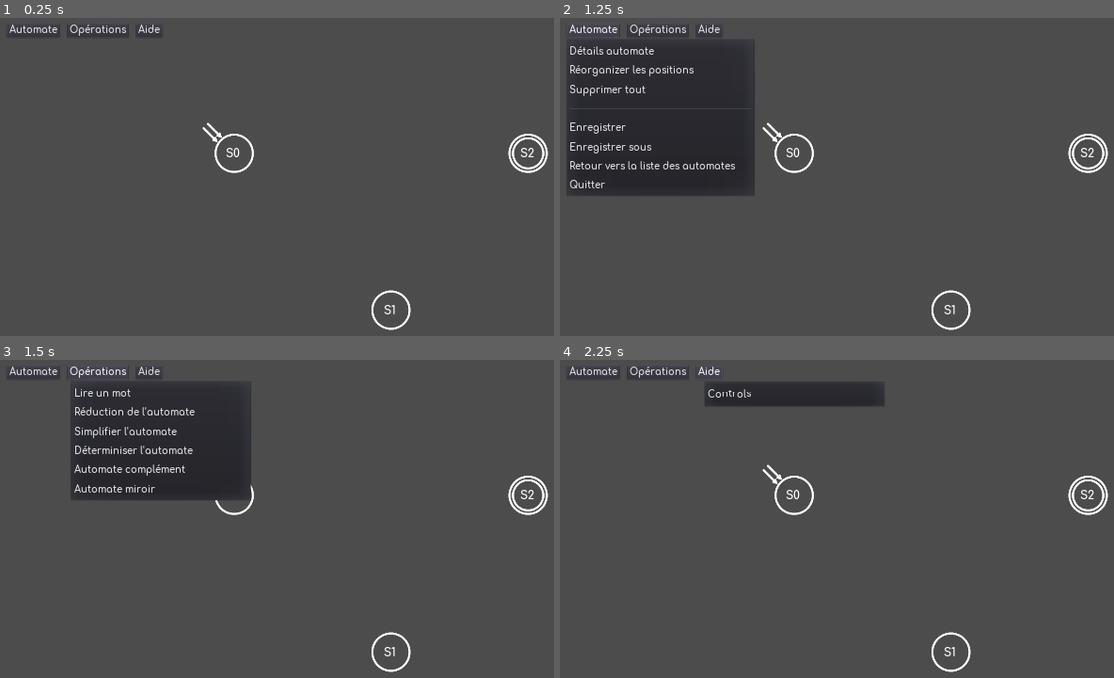
Above: before the commit, frames 1-4 (two rows, left to right).
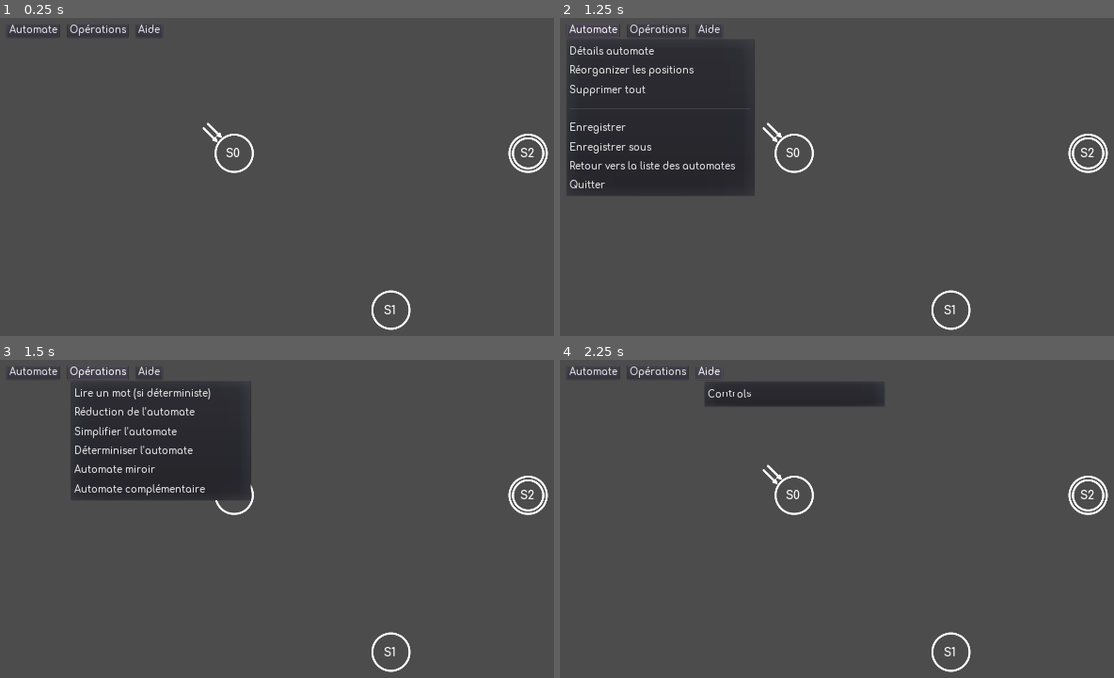
Above: after the commit, the same moments.

Repository: RedaMorsli/Automates
Game: Godot game, scene res://src/activities/EditAutomate.tscn
The game is run twice, just before and just after one commit, with the same random seed, the same clock (stepped at 60 frames per second) and the same inputs.
Inputs:
- Up to frame 1 (0.25 s): no input
- Up to frame 2 (1.25 s): click "Automate" at 0.5 s
- Up to frame 3 (1.5 s): click "Opérations" at 1.25 s
- Up to frame 4 (2.25 s): click "Aide" at 2 s

Frames 1-2 are identical in both runs. In frame 3, 0.4% of the frame differs, in the area x 22-39%, y 8-43%; in frame 4, nothing differs.
Error after the commit: Parse Error: Variable "b" already defined in the scope (at line 76). (res://src/activities/EditActivitye.gd:79)

Commit message:
Implement miroir and complementaire

Diff:
--- a/src/activities/EditActivitye.gd
+++ b/src/activities/EditActivitye.gd
@@ -14,8 +14,77 @@
 func _ready():
 	pass
 
-func _process(delta):
-	pass
+func complementaire():
+	for etat in $Automate/Etats.get_children():
+		etat.set_final(!etat.final)
+	var alphabet = get_alphabet()
+	var p = Etat.instance()
+	p.nom = "P"
+	p.final = false
+	p.initial = false
+	p.position = Vector2(1700, 1000)
+	p.connect("right_click_etat", $Automate, "_on_Etat_right_click_etat")
+	p.connect("right_click_boucle", $Automate, "_on_right_click_boucle")
+	var p_ins = Instruction.instance()
+	p_ins.mot_lu = alphabet
+	p_ins.etat_debut = p
+	p_ins.etat_fin = p
+	p.show_boucle(p_ins.mot_lu)
+	var instructions = []
+	for etat in $Automate/Etats.get_children():
+		for x in alphabet:
+			var ins = _get_ins(etat, x)
+			if ins.size() == 0:
+				var new_ins = Instruction.instance()
+				new_ins.etat_debut = etat
+				new_ins.etat_fin = p
+				new_ins.mot_lu.append(x)
+				new_ins.connect("right_click_instruction", $Automate, "_on_right_click_instruction")
+				instructions.append(new_ins)
+				#$Automate/Instructions.add_child(new_ins)
+
+	if !instructions.empty():
+		$Automate/Etats.add_child(p)
+		$Automate/Instructions.add_child(p_ins)
+		for i in instructions:
+			$Automate/Instructions.add_child(i)
+
+func miroir():
+	for ins in $Automate/Instructions.get_children():
+		var etat = ins.etat_debut
+		ins.etat_debut = ins.etat_fin
+		ins.etat_fin = etat
+		var reverse = []
+		for word in ins.mot_lu:
+			reverse.append(string_reverse(word))
+		ins.mot_lu = reverse
+		if ins.etat_debut == ins.etat_fin:
+			ins.etat_debut.show_boucle(ins.mot_lu)
+	for etat in $Automate/Etats.get_children():
+		if etat.final and etat.initial:
+			continue
+		if etat.final:
+			etat.set_final(false)
+			etat.set_initial(true)
+			continue
+		if etat.initial:
+			etat.set_final(true)
+			etat.set_initial(false)
+			continue
+
+func string_reverse(a):
+	var b
+	var c = []
+	var d = []
+	for b in a:
+		c.append(b)
+	while c.size() > 0:
+		d.append(c.back())
+		c.pop_back()
+		a = ""
+	for b in d:
+		a = a + str(b)
+	return(a)
 
 func read_word(word : String):
 	for ins in $Automate/Instructions.get_children():
@@ -60,6 +129,24 @@
 		if (etat_debut == ins.etat_debut) and (x in ins.mot_lu):
 			t.append(ins)
 	return t
+
+func is_simple():
+	for ins in $Automate/Instructions.get_children():
+		if "€" in ins.mot_lu:
+			return false
+		for word in ins.mot_lu:
+			if word.length() > 1:
+				return false
+	return true
+
+func is_deterministe():
+	var alphabet = get_alphabet()
+	for etat in $Automate/Etats.get_children():
+		for x in alphabet:
+			var ins =  _get_ins(etat, x)
+			if ins.size() > 1:
+				return false
+	return true
 
 func determiniser():
 	var alphabet = get_alphabet()
@@ -451,7 +538,12 @@
 func _on_PopupOperations_id_pressed(id):
 	match id:
 		0: #Read word
-			$GUI/LireDialog.popup_centered()
+			if (not is_simple()) or (not is_deterministe()):
+				$GUI/LireDialog/MarginContainer2/VBoxContainer/HBoxContainer3/ResultatText.text = "automate non déterminisé"
+				$GUI/DeterminateDialog.popup_centered()
+			else:
+				$GUI/LireDialog.popup_centered()
+				$GUI/LireDialog/MarginContainer2/VBoxContainer/HBoxContainer3/ResultatText.text = ""
 		1:#Réduction
 			$GUI/ReductionDialog/MarginContainer/Tree.clear()
 			var root = $GUI/ReductionDialog/MarginContainer/Tree.create_item()
@@ -479,6 +571,10 @@
 			$GUI/SimplifyDialog.popup_centered()
 		3:#determiniser
 			$GUI/DeterminateDialog.popup_centered()
+		4:#miroir
+			$GUI/MiroirDialog.popup_centered()
+		5:#complémentaire
+			$GUI/ComplementaireDialog.popup_centered()
 
 func _on_PopupAutomate_id_pressed(id):
 	match id:
@@ -490,7 +586,22 @@
 	delete_epsilons()
 
 func _on_DeterminateDialog_confirmed():
+	smiplifier()
+	delete_epsilons()
 	determiniser()
 
 func _on_LireButton_pressed():
 	read_word($GUI/LireDialog/MarginContainer2/VBoxContainer/HBoxContainer2/LireText.text)
+
+
+func _on_LireDialog_popup_hide():
+	for ins in $Automate/Instructions.get_children():
+			ins.color = WHITE
+
+
+func _on_MiroirDialog_confirmed():
+	miroir()
+
+
+func _on_ComplementaireDialog_confirmed():
+	complementaire()
--- a/src/activities/EditAutomate.tscn
+++ b/src/activities/EditAutomate.tscn
@@ -635,7 +635,7 @@
 custom_fonts/font = ExtResource( 5 )
 custom_constants/vseparation = 20
 custom_constants/hseparation = 20
-items = [ "Lire un mot", null, 0, false, false, 0, 0, null, "", false, "Réduction de l'automate", null, 0, false, false, 1, 0, null, "", false, "Simplifier l'automate", null, 0, false, false, 2, 0, null, "", false, "Déterminiser l'automate", null, 0, false, false, 3, 0, null, "", false, "Automate complément", null, 0, false, false, 4, 0, null, "", false, "Automate miroir", null, 0, false, false, 5, 0, null, "", false ]
+items = [ "Lire un mot (si déterministe)", null, 0, false, false, 0, 0, null, "", false, "Réduction de l'automate", null, 0, false, false, 1, 0, null, "", false, "Simplifier l'automate", null, 0, false, false, 2, 0, null, "", false, "Déterminiser l'automate", null, 0, false, false, 3, 0, null, "", false, "Automate miroir", null, 0, false, false, 4, 0, null, "", false, "Automate complémentaire", null, 0, false, false, 5, 0, null, "", false ]
 __meta__ = {
 "_edit_use_anchors_": false
 }
@@ -780,6 +780,18 @@
 size_flags_vertical = 5
 custom_fonts/font = ExtResource( 5 )
 align = 1
+
+[node name="MiroirDialog" type="ConfirmationDialog" parent="GUI"]
+margin_right = 200.0
+margin_bottom = 70.0
+window_title = "Automate miroir"
+dialog_text = "Voulez vous transformer l'automate en son automate miroir?"
+
+[node name="ComplementaireDialog" type="ConfirmationDialog" parent="GUI"]
+margin_right = 200.0
+margin_bottom = 70.0
+window_title = "Automate complémentaire"
+dialog_text = "Voulez vous transformer l'automate en son automate complémentaire?"
 [connection signal="right_click_boucle" from="Automate/Etats/Etat" to="Automate" method="_on_right_click_boucle"]
 [connection signal="right_click_etat" from="Automate/Etats/Etat" to="Automate" method="_on_Etat_right_click_etat"]
 [connection signal="right_click_etat" from="Automate/Etats/Etat2" to="Automate" method="_on_Etat_right_click_etat"]
@@ -799,4 +811,7 @@
 [connection signal="confirmed" from="GUI/ReductionDialog" to="." method="_on_ReductionDialog_confirmed"]
 [connection signal="confirmed" from="GUI/SimplifyDialog" to="." method="_on_SimplifyDialog_confirmed"]
 [connection signal="confirmed" from="GUI/DeterminateDialog" to="." method="_on_DeterminateDialog_confirmed"]
+[connection signal="popup_hide" from="GUI/LireDialog" to="." method="_on_LireDialog_popup_hide"]
 [connection signal="pressed" from="GUI/LireDialog/MarginContainer2/VBoxContainer/HBoxContainer2/LireButton" to="." method="_on_LireButton_pressed"]
+[connection signal="confirmed" from="GUI/MiroirDialog" to="." method="_on_MiroirDialog_confirmed"]
+[connection signal="confirmed" from="GUI/ComplementaireDialog" to="." method="_on_ComplementaireDialog_confirmed"]
